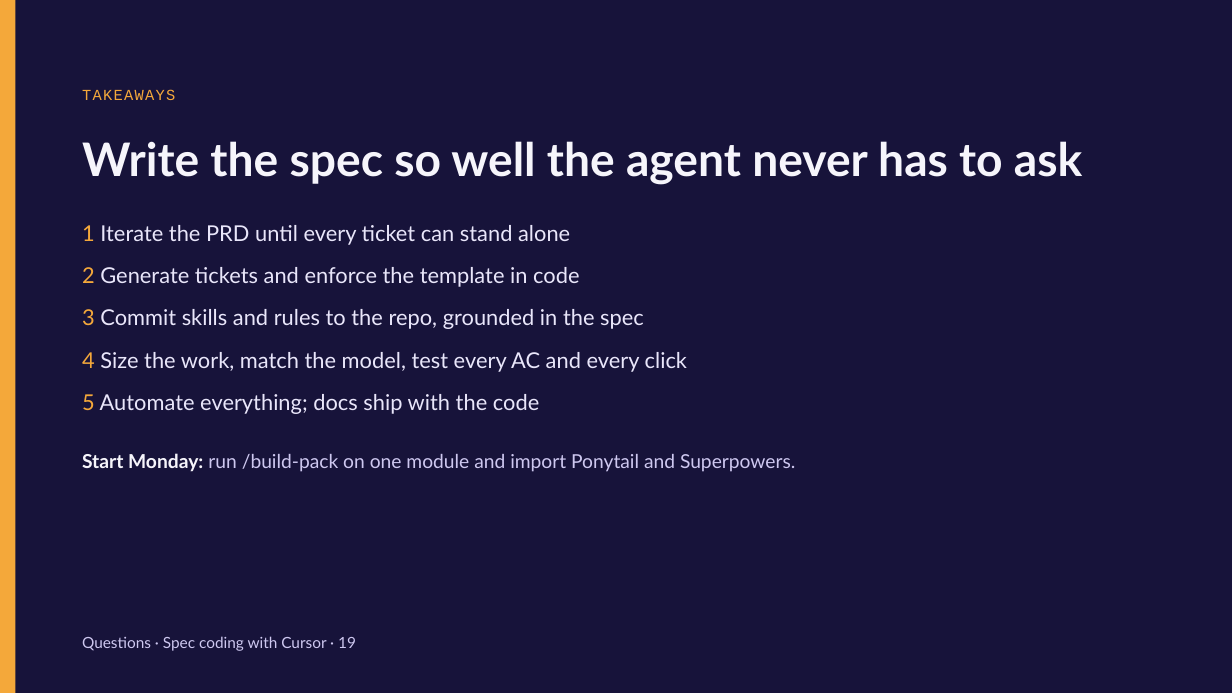
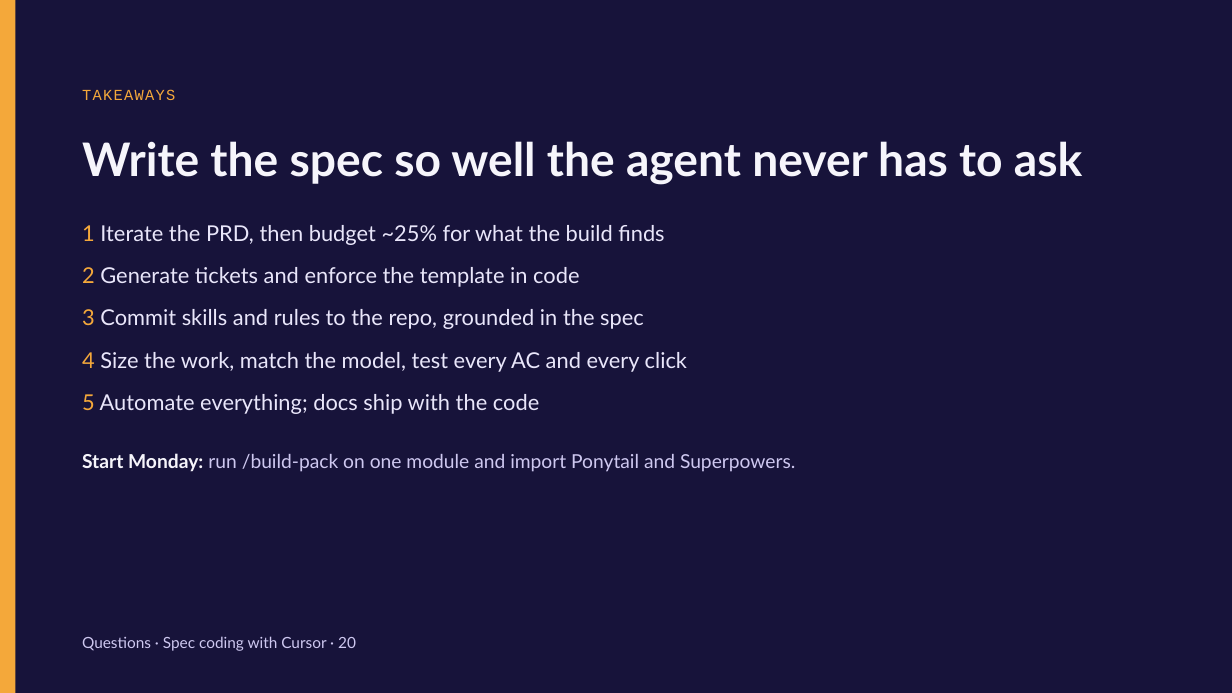
Before and after one commit to smlsr/spec, a slide deck: slide 20 of Spec Coding with Cursor.pptx (slide 19 before the commit). Drawn at 1232x693 pixels with LibreOffice and Linux fonts; fonts in the diff are those of the drawing. Boxes give left, top, right and bottom in pixels: in the first picture for what was removed or moved away, otherwise in the second. Text is boxed around its words. In the diff, an @@ line names an element or a change of style, - is before the commit and + after.

```diff
--- a/Spec Coding with Cursor.pptx
+++ b/Spec Coding with Cursor.pptx
@@ text at (82, 225, 664, 245): text changed @@
-1 Iterate the PRD until every ticket can stand alone
+1 Iterate the PRD, then budget ~25% for what the build finds
@@ text at (82, 636, 356, 651): text changed @@
-Questions · Spec coding with Cursor · 19
+Questions · Spec coding with Cursor · 20
```
Also in this commit, not shown: 16 other slides changed, 1 slide added, 2 other files.
